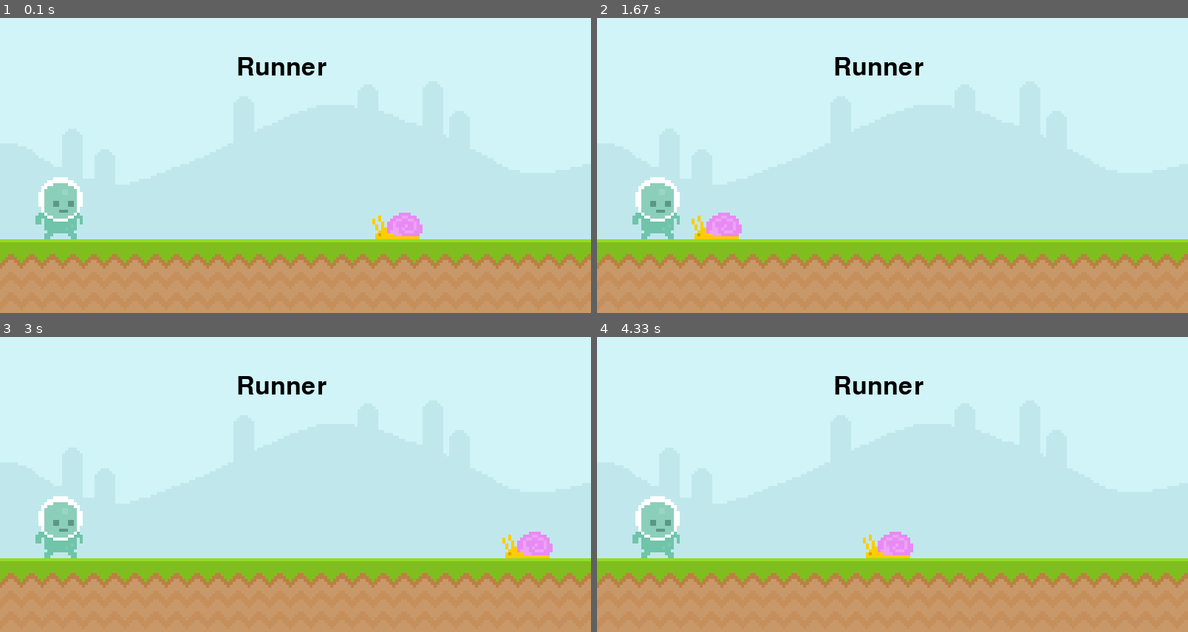
Above: before the commit, frames 1-4 (two rows, left to right).
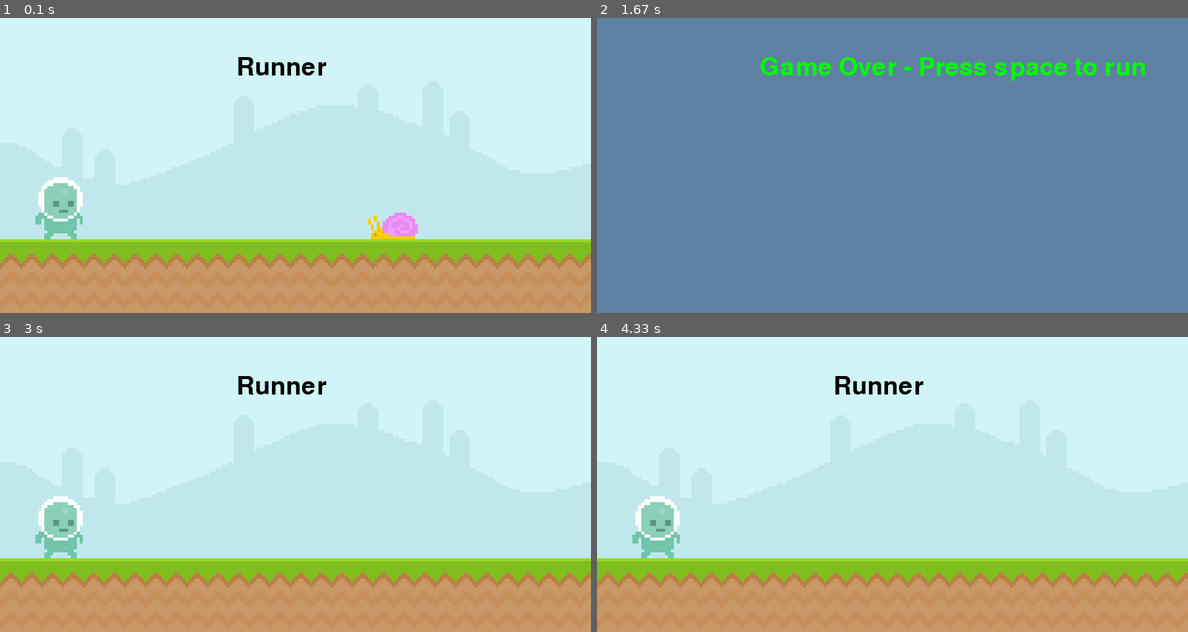
Above: after the commit, the same moments.

Repository: pogrammar/pygame-runner
Game: pygame game, started from main.py
Two runs of this game, one before a commit and one after it. Both use one fixed random seed, a clock stepped at 60 frames per second and the inputs below.
Inputs:
- Up to frame 1 (0.1 s): no input
- Up to frame 2 (1.67 s): tap Space at 0.33 s
- Up to frame 3 (3 s): tap Space at 1.67 s
- Up to frame 4 (4.33 s): no input

The runs differ from the first frame. In frame 1, 0.4% of the frame differs, in the area x 62-72%, y 66-75%; in frame 2, 100%, in the area x 0-100%, y 0-100%; in frame 3, 0.6%; in frame 4, 0.6%.

Commit message:
Update main.py

Diff:
--- a/main.py
+++ b/main.py
@@ -1,3 +1,4 @@
+from typing import Any
 import pygame
 from sys import exit
 
@@ -15,46 +16,91 @@
 text = font.render('Runner', True, 'Black')
 
 
-snail = pygame.image.load('graphics/snail/snail1.png').convert_alpha()
-snail_rect = snail.get_rect(bottomright = (600, 300))
+class Player(pygame.sprite.Sprite):
+    def __init__(self):
+        super().__init__()
+        self.image = pygame.image.load('graphics/Player/player_walk_1.png').convert_alpha()
+        self.rect = self.image.get_rect(midbottom = (80, 300))
+        self.gravity = 0
 
-player = pygame.image.load('graphics/Player/player_walk_1.png').convert_alpha()
-player_rect = player.get_rect(midbottom = (80, 300))
-player_gravity = 0
+        def player_input(self):
+            if event.type == pygame.KEYDOWN:
+                if event.key == pygame.K_SPACE:
+                    self.gravity = -20
+        def apply_gravity(self):
+           self.gravity += 1
+           self.rect.y += self.gravity
+
+        def update(self):
+            self.player_input()
+            self.apply_gravity()
+
+class Snail(pygame.sprite.Sprite):
+    def __init__(self):
+        super().__init__()
+        self.image = pygame.image.load('graphics/snail/snail1.png').convert_alpha()
+        self.rect = self.image.get_rect(bottomright = (600, 300))
+
+    def respawn(self):
+        if self.rect.right <= 0:
+            self.rect.left = 800
+
+
+    def update(self):
+        self.rect.x -= 6
+        self.respawn()
+
+
+snail = pygame.sprite.GroupSingle()
+snail.add(Snail())
+player = pygame.sprite.GroupSingle()
+player.add(Player())
+
+
+def collision():
+    if pygame.sprite.spritecollide(player.sprite,snail,False):
+        snail.empty()
+        return False
+    else:
+        return True
+
+
+
+
 
 while True:
     for event in pygame.event.get(): #allows the user to exit the game
         if event.type == pygame.QUIT:
             pygame.quit()
             exit() #breaks the while loop, prevents conflict with pygame.init
-        if event.type == pygame.KEYDOWN:
-            if event.key == pygame.K_SPACE:
-                player_gravity = -20
+        if game_active:
+            if event.type == pygame.KEYDOWN:
+                if event.key == pygame.K_SPACE:
+                    player_gravity = -20
+        else:
+            if event.type == pygame.KEYDOWN and event.key == pygame.K_SPACE:
+                game_active = True
+
+
     if game_active:
         #get screens onto respectinve cords from top left
         screen.blit(sky, (0, 0))
         screen.blit(ground,(0, 300))
         screen.blit(text, (320, 50))
 
-        #snail
-        snail_rect.x -= 4 #speed of snail moving
+        snail.draw(screen)
+        snail.update()
 
-        if snail_rect.right <= 0:
-            snail_rect.left = 800
+        player.draw(screen)
+        player.update()
 
-        screen.blit(snail, snail_rect)
+        game_active = collision()
 
-        #player
-        player_gravity += 1
-        player_rect.y += player_gravity
-
-        if player_rect.bottom >= 300:
-            player_rect.bottom = 300
-
-        screen.blit(player, player_rect)
-
-        if snail_rect.colliderect(player_rect):
-            game_active = False
+    else:
+        game_active = False
+        screen.fill((94,129,162))
+        gameover = font.render('Game Over - Press space to run', True, "Green")
+        screen.blit(gameover, (220, 50))
 
 
     pygame.display.update()
